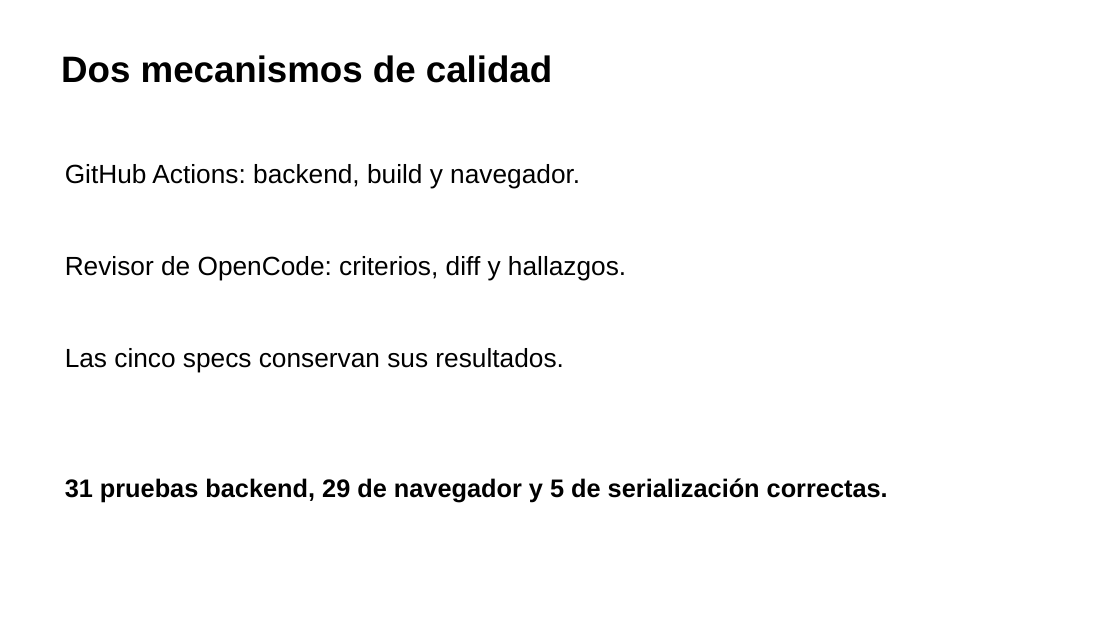
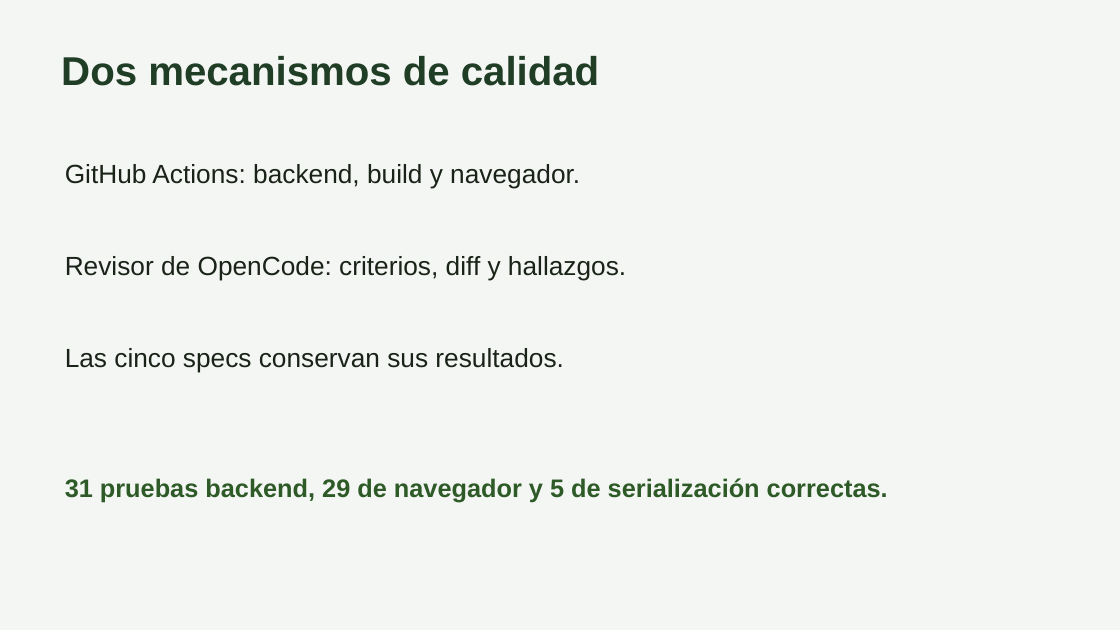
Before and after one commit to carlos-rubio-dev/bovicontrol-pro, a slide deck: slide 13 of docs/integrador/Presentacion.pptx. Drawn at 1120x630 pixels with LibreOffice and Linux fonts; fonts in the diff are those of the drawing. Boxes give left, top, right and bottom in pixels: in the first picture for what was removed or moved away, otherwise in the second. Text is boxed around its words. In the diff, an @@ line names an element or a change of style, - is before the commit and + after.

```diff
--- a/docs/integrador/Presentacion.pptx
+++ b/docs/integrador/Presentacion.pptx
@@ background #FFFFFF to #F4F6F3 @@
@@ text "Dos mecanismos de calidad" at bbox=[61, 56, 599, 86]: size 31.5 to 34.5 pt, text colour #000000 to #203D25 @@
@@ text colour #000000 to #1A2318 in 3 elements at bbox=[65, 164, 580, 189], bbox=[65, 256, 626, 281], bbox=[65, 348, 563, 373] @@
@@ text "31 pruebas backend, 29 de ..." at bbox=[65, 478, 888, 503]: text colour #000000 to #2D5A27 @@
```
Also in this commit, not shown: 16 other slides changed.
